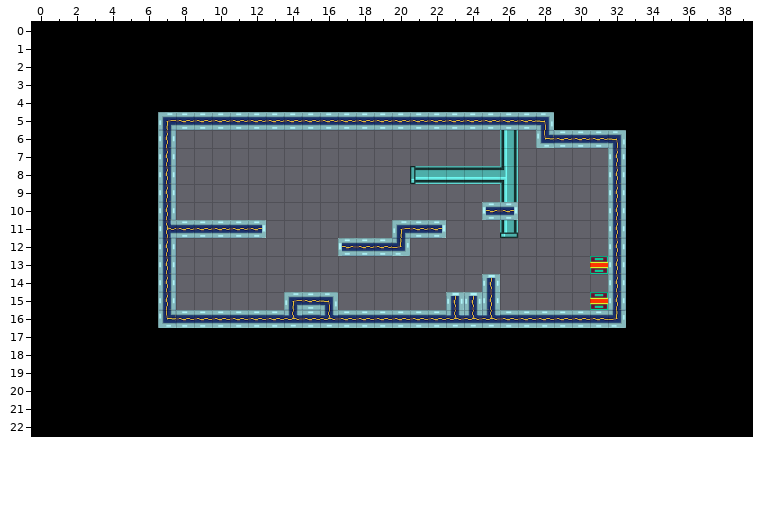
A Tiled map gets an edit: core/assets/level_4-1.tmx. This is how it looked before the edit.
Cells are 32x32 px. Shown: x 0..39, y 0..22.
The result:
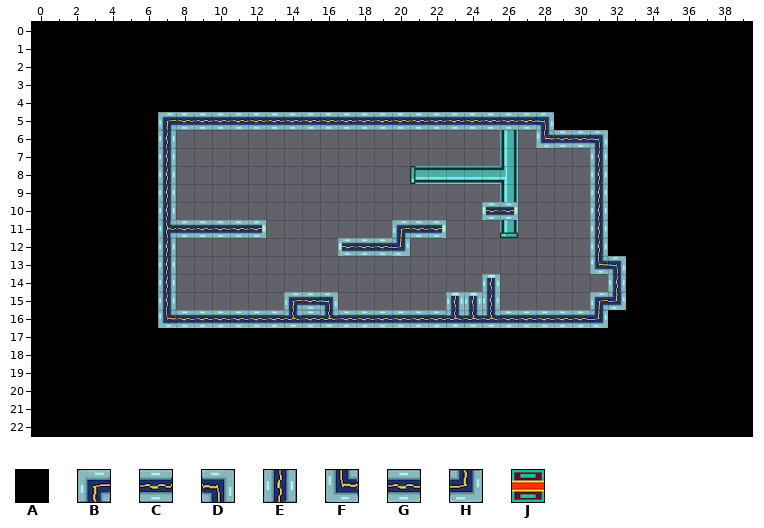
Key: from "tileset": A 1, B 96, C 97, D 98, E 128, F 160, G 161, H 162, J 225.
_ is an empty cell.
Changes in this commit:
Layer "platforms":
The author changed tile D to tile A in row 6 at x 32.
The author changed tile E to tile A in rows 7 to 12 at x 32.
The author changed tile H to tile A in row 16 at x 32.
The author changed tile J to tile B in row 15 at x 31.
The author changed tile C to tile D in row 6 at x 31.
The author changed tile E to tile D in row 13 at x 32.
Tile E now appears in rows 7 to 12 at x 31.
The author changed tile J to tile F in row 13 at x 31.
The author changed tile E to tile H in row 15 at x 32.
The author changed tile G to tile H in row 16 at x 31.
